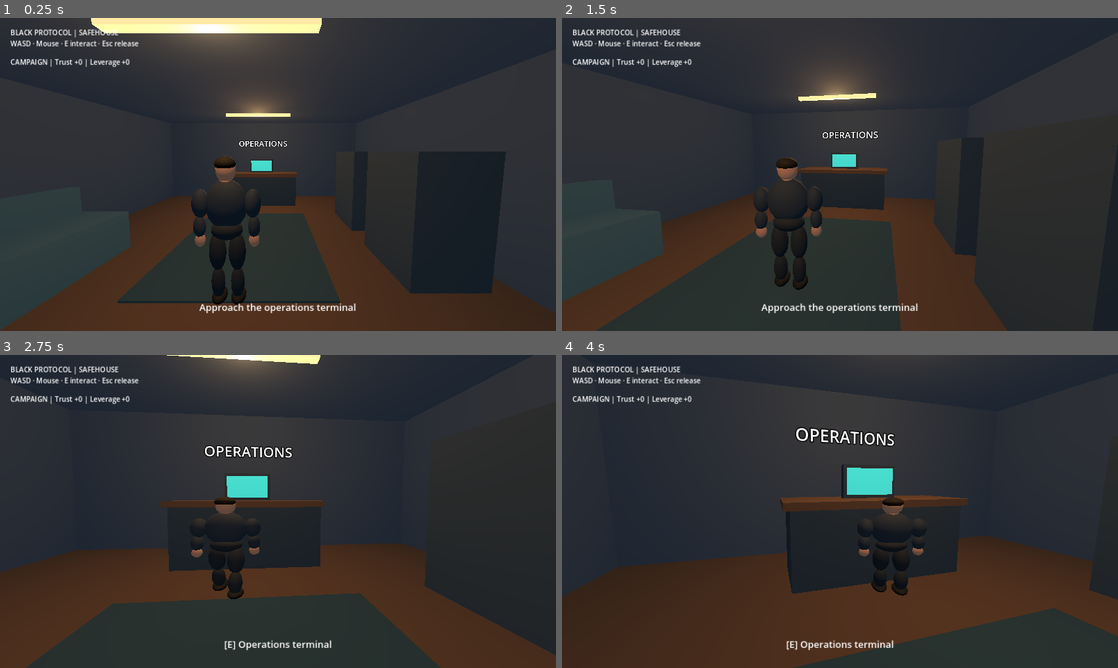
Above: before the commit, frames 1-4 (two rows, left to right).
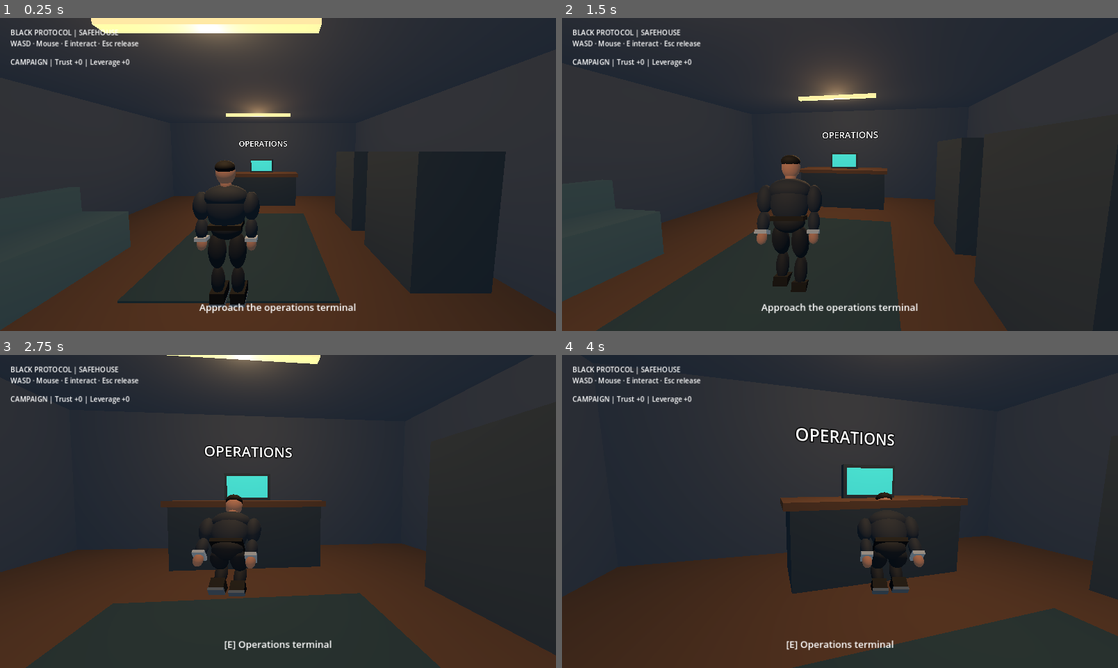
Above: after the commit, the same moments.

Repository: evilsysadmin/ShadowOps-black-protocol
Game: Godot game, scene res://scenes/safehouse.tscn
The game is run twice, just before and just after one commit, with the same random seed, the same clock (stepped at 60 frames per second) and the same inputs.
Inputs (mouse positions are in pixels of both pictures, inside the frame that each line leads up to):
- Up to frame 1 (0.25 s): no input
- Up to frame 2 (1.5 s): tap Enter at 0.5 s; move the mouse to (867, 174) at 0.52 s; hold Ctrl 0.53-1.28 s; hold W from 0.53 s (still down); click (867, 174) at 0.67 s; move the mouse to (812, 174) at 1.27 s; tap Ctrl at 1.35 s; click (812, 174) at 1.42 s
- Up to frame 3 (2.75 s): keep holding W; move the mouse to (289, 505) at 2.02 s; hold Ctrl from 2.03 s (still down); tap R at 2.1 s; click (289, 505) at 2.17 s
- Up to frame 4 (4 s): keep holding W; move the mouse to (834, 517) at 2.77 s; release Ctrl at 2.78 s; tap Q at 2.85 s; click (834, 517) at 2.92 s; tap Ctrl at 3.05, 3.8 s; move the mouse to (878, 514) at 3.52 s; hold Shift from 3.53 s (still down); click (878, 514) at 3.67 s

The runs differ from the first frame. In frame 1, 0.9% of the frame differs, in the area x 34-47%, y 44-93%; in frame 2, 0.8%; in frame 3, 0.9%, in the area x 34-47%, y 44-78%; in frame 4, 0.9%.

Commit message:
feat: articulated procedural character rig

Diff:
--- a/scripts/agent.gd
+++ b/scripts/agent.gd
@@ -6,14 +6,10 @@
 const SENSITIVITY := 0.003
 const SUIT := Color(0.105, 0.135, 0.16)
 const TROUSERS := Color(0.085, 0.105, 0.12)
-const SKIN := Color(0.58, 0.39, 0.29)
+const VisualRig = preload("res://scripts/character_visual.gd")
 var pivot: Node3D
-var model: Node3D
+var model: VisualRig
 var camera: Camera3D
-var legs: Array[Node3D] = []
-var arms: Array[Node3D] = []
-var phase := 0.0
-var stride := 0.0
 var shoulder := 1.0
 var controls_enabled := true
 var field_mode := true
@@ -103,43 +99,9 @@
 	Input.mouse_mode = Input.MOUSE_MODE_CAPTURED
 
 func build_model() -> void:
-	model = Node3D.new()
+	model = VisualRig.new()
 	add_child(model)
-	ellipsoid(model, Vector3(0, 1.27, 0), Vector3(0.51, 0.62, 0.34), SUIT)
-	ellipsoid(model, Vector3(0, 0.96, 0), Vector3(0.39, 0.25, 0.29), TROUSERS)
-	ellipsoid(model, Vector3(0, 1.54, 0), Vector3(0.15, 0.16, 0.15), SKIN)
-	ellipsoid(model, Vector3(0, 1.69, 0), Vector3(0.245, 0.31, 0.25), SKIN)
-	ellipsoid(model, Vector3(0, 1.76, 0.025), Vector3(0.25, 0.18, 0.24), Color(0.075, 0.055, 0.045))
-	ellipsoid(model, Vector3(0, 1.40, -0.15), Vector3(0.13, 0.26, 0.06), Color(0.53, 0.55, 0.55))
-	for side in [-1.0, 1.0]:
-		var leg := Node3D.new()
-		leg.position = Vector3(side * 0.12, 0.92, 0)
-		model.add_child(leg)
-		legs.append(leg)
-		ellipsoid(leg, Vector3(0, -0.23, 0), Vector3(0.21, 0.49, 0.22), TROUSERS)
-		ellipsoid(leg, Vector3(0, -0.63, 0), Vector3(0.17, 0.40, 0.18), TROUSERS)
-		ellipsoid(leg, Vector3(0, -0.84, -0.055), Vector3(0.19, 0.14, 0.33), Color(0.045, 0.055, 0.06))
-		var arm := Node3D.new()
-		arm.position = Vector3(side * 0.29, 1.44, 0)
-		model.add_child(arm)
-		arms.append(arm)
-		ellipsoid(arm, Vector3(side * 0.025, -0.16, 0), Vector3(0.20, 0.35, 0.23), SUIT)
-		ellipsoid(arm, Vector3(side * 0.04, -0.44, 0), Vector3(0.15, 0.28, 0.17), SUIT)
-		ellipsoid(arm, Vector3(side * 0.04, -0.61, 0), Vector3(0.13, 0.17, 0.12), SKIN)
-
-func ellipsoid(parent: Node3D, at: Vector3, dimensions: Vector3, color: Color) -> void:
-	var mesh := MeshInstance3D.new()
-	var geometry := SphereMesh.new()
-	geometry.radial_segments = 16
-	geometry.rings = 8
-	mesh.mesh = geometry
-	mesh.scale = dimensions
-	var material := StandardMaterial3D.new()
-	material.albedo_color = color
-	material.roughness = 0.85
-	mesh.material_override = material
-	mesh.position = at
-	parent.add_child(mesh)
+	model.build(SUIT, TROUSERS)
 
 func _unhandled_input(event: InputEvent) -> void:
 	if not controls_enabled:
@@ -189,15 +151,7 @@
 	boom.spring_length = lerpf(boom.spring_length, 1.9 if aiming else 2.65, 1.0 - exp(-10.0 * delta))
 	camera.fov = lerpf(camera.fov, 55.0 if aiming else 70.0, 1.0 - exp(-10.0 * delta))
 	var actual_speed := Vector2(get_real_velocity().x, get_real_velocity().z).length()
-	stride = lerpf(stride, clampf(actual_speed / WALK_SPEED, 0.0, 1.35), 1.0 - exp(-12.0 * delta))
-	phase += delta * (5.0 + actual_speed * 1.4)
-	for i in range(2):
-		var swing := sin(phase + float(i) * PI) * stride
-		legs[i].rotation.x = swing * 0.56
-		arms[i].rotation.x = -swing * 0.38
-	if aiming:
-		arms[1].rotation.x = -1.35
-	model.position.y = absf(sin(phase)) * stride * 0.035
+	model.animate_pose(delta, actual_speed, crouched, aiming)
 
 func update_stance(want_crouch: bool, delta: float) -> void:
 	if want_crouch:
@@ -209,7 +163,6 @@
 		body_capsule.height = height
 		body_collider.position.y = height * 0.5
 	var blend := 1.0 - exp(-12.0 * delta)
-	model.scale.y = lerpf(model.scale.y, 0.64 if crouched else 1.0, blend)
 	pivot.position.y = lerpf(pivot.position.y, 1.02 if crouched else 1.63, blend)
 
 func can_stand() -> bool:
--- /dev/null
+++ b/scripts/character_visual.gd
@@ -0,0 +1,99 @@
+extends Node3D
+# Lightweight procedural visual rig, independent of the character collider.
+var hips: Node3D
+var torso: Node3D
+var thighs: Array[Node3D] = []
+var knees: Array[Node3D] = []
+var shoulders: Array[Node3D] = []
+var elbows: Array[Node3D] = []
+var phase := 0.0
+var stride := 0.0
+var stance := 0.0
+
+func build(uniform: Color, trousers: Color, security := false) -> void:
+	var cloth := make_material(uniform)
+	var pants := make_material(trousers)
+	var skin := make_material(Color(0.58, 0.39, 0.29))
+	var leather := make_material(Color(0.055, 0.065, 0.07))
+	var trim := make_material(Color(0.28, 0.32, 0.34))
+	var shirt := make_material(Color(0.55, 0.57, 0.56))
+	hips = joint(self, Vector3(0, 0.89, 0))
+	torso = joint(hips, Vector3.ZERO)
+	ellipsoid(torso, Vector3(0, 0.08, 0), Vector3(0.39, 0.26, 0.28), pants)
+	ellipsoid(torso, Vector3(0, 0.33, 0), Vector3(0.49, 0.58, 0.32), cloth)
+	ellipsoid(torso, Vector3(0, 0.47, 0), Vector3(0.54, 0.30, 0.32), cloth)
+	cuboid(torso, Vector3(0, 0.13, 0), Vector3(0.39, 0.055, 0.29), leather)
+	cuboid(torso, Vector3(0, 0.13, -0.15), Vector3(0.075, 0.047, 0.025), trim)
+	ellipsoid(torso, Vector3(0, 0.62, 0), Vector3(0.14, 0.19, 0.14), skin)
+	ellipsoid(torso, Vector3(0, 0.76, 0), Vector3(0.235, 0.29, 0.235), skin)
+	ellipsoid(torso, Vector3(0, 0.83, 0.025), Vector3(0.24, 0.16, 0.23), leather)
+	ellipsoid(torso, Vector3(0, 0.74, -0.111), Vector3(0.055, 0.07, 0.065), skin)
+	if security:
+		cuboid(torso, Vector3(-0.13, 0.45, -0.157), Vector3(0.075, 0.09, 0.02), trim)
+		ellipsoid(torso, Vector3(0, 0.85, 0), Vector3(0.29, 0.11, 0.29), cloth)
+	else:
+		cuboid(torso, Vector3(0, 0.49, -0.155), Vector3(0.115, 0.20, 0.025), shirt)
+	for side in [-1.0, 1.0]:
+		var thigh := joint(hips, Vector3(side * 0.125, 0, 0))
+		thighs.append(thigh)
+		ellipsoid(thigh, Vector3(0, -0.19, 0), Vector3(0.22, 0.46, 0.24), pants)
+		var knee := joint(thigh, Vector3(0, -0.42, 0))
+		knees.append(knee)
+		ellipsoid(knee, Vector3(0, -0.15, 0), Vector3(0.17, 0.36, 0.18), pants)
+		cuboid(knee, Vector3(0, -0.365, -0.055), Vector3(0.18, 0.16, 0.30), leather)
+		cuboid(knee, Vector3(0, -0.435, -0.055), Vector3(0.19, 0.035, 0.31), trim)
+		var shoulder := joint(torso, Vector3(side * 0.265, 0.49, 0))
+		shoulders.append(shoulder)
+		ellipsoid(shoulder, Vector3(side * 0.035, -0.13, 0), Vector3(0.20, 0.35, 0.23), cloth)
+		var elbow := joint(shoulder, Vector3(side * 0.035, -0.29, 0))
+		elbows.append(elbow)
+		ellipsoid(elbow, Vector3(0, -0.115, 0), Vector3(0.15, 0.27, 0.17), cloth)
+		cuboid(elbow, Vector3(0, -0.235, 0), Vector3(0.14, 0.045, 0.16), shirt)
+		ellipsoid(elbow, Vector3(0, -0.30, 0), Vector3(0.12, 0.16, 0.12), skin)
+
+func animate_pose(delta: float, speed: float, crouched: bool, aiming: bool) -> void:
+	var blend := 1.0 - exp(-12.0 * delta)
+	stride = lerpf(stride, clampf(speed / 3.6, 0.0, 1.25), blend)
+	stance = lerpf(stance, 1.0 if crouched else 0.0, blend)
+	phase = fmod(phase + delta * speed * 2.1, TAU)
+	hips.position.y = lerpf(0.89, 0.49, stance) + absf(sin(phase)) * stride * 0.02
+	torso.rotation.x = lerpf(0.0, -0.72, stance)
+	for i in range(2):
+		var cycle := phase + float(i) * PI
+		var swing := sin(cycle) * stride
+		thighs[i].rotation.x = lerpf(0.0, 1.0, stance) + swing * lerpf(0.55, 0.24, stance)
+		knees[i].rotation.x = lerpf(0.0, -1.9, stance) - maxf(0.0, sin(cycle)) * stride * 0.5
+		shoulders[i].rotation.x = lerpf(-swing * 0.32, -0.95, 1.0 if aiming else 0.0)
+		elbows[i].rotation.x = -1.15 if aiming else -0.12 - maxf(0.0, -swing) * 0.32
+
+func joint(parent: Node3D, at: Vector3) -> Node3D:
+	var node := Node3D.new()
+	node.position = at
+	parent.add_child(node)
+	return node
+
+func make_material(tint: Color) -> StandardMaterial3D:
+	var mat := StandardMaterial3D.new()
+	mat.albedo_color = tint
+	mat.roughness = 0.83
+	return mat
+
+func ellipsoid(parent: Node3D, at: Vector3, dimensions: Vector3, mat: StandardMaterial3D) -> void:
+	var mesh := MeshInstance3D.new()
+	var geometry := SphereMesh.new()
+	geometry.radial_segments = 16
+	geometry.rings = 8
+	mesh.mesh = geometry
+	mesh.scale = dimensions
+	mesh.material_override = mat
+	mesh.position = at
+	parent.add_child(mesh)
+
+func cuboid(parent: Node3D, at: Vector3, dimensions: Vector3, mat: StandardMaterial3D) -> void:
+	var mesh := MeshInstance3D.new()
+	var geometry := BoxMesh.new()
+	geometry.size = dimensions
+	mesh.mesh = geometry
+	mesh.material_override = mat
+	mesh.position = at
+	parent.add_child(mesh)
